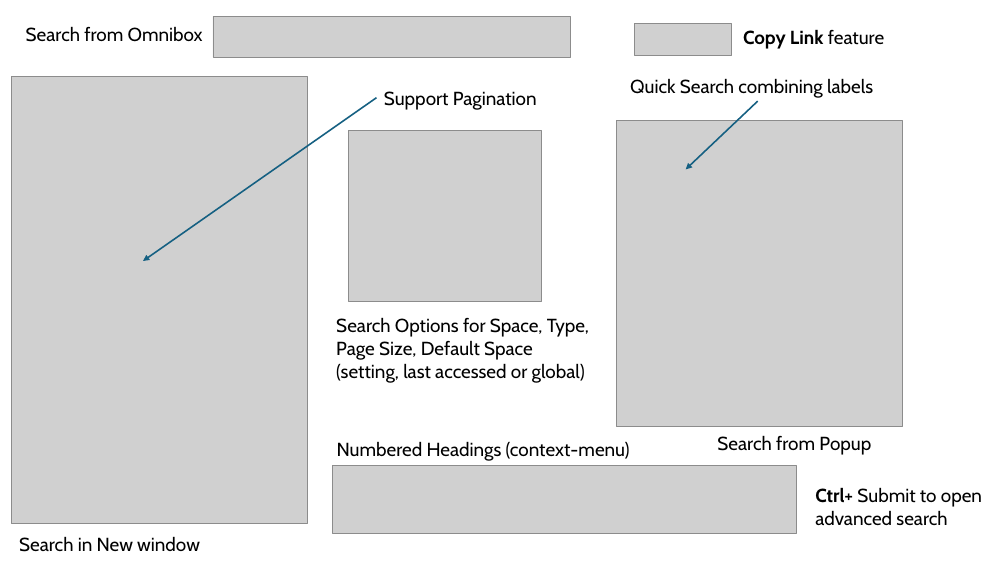
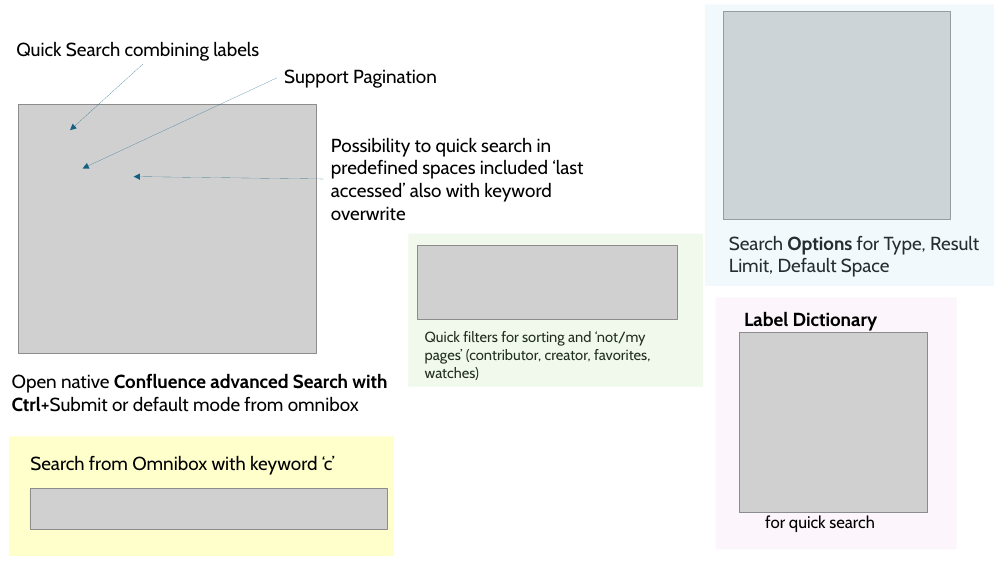
Before and after one commit to tdalon/confluence_crx, a slide deck: slide 1 of docs/assets/images/Promo.pptx. Drawn at 1008x567 pixels with LibreOffice and Linux fonts; fonts in the diff are those of the drawing; grey boxes stand for pictures. Boxes give left, top, right and bottom in pixels: in the first picture for what was removed or moved away, otherwise in the second. Text is boxed around its words. In the diff, an @@ line names an element or a change of style, - is before the commit and + after.

```diff
--- a/docs/assets/images/Promo.pptx
+++ b/docs/assets/images/Promo.pptx
@@ picture removed at (635,24,731,56) @@
@@ rectangle added at (705,5,994,287), fill #C1E5F5 at 20% opacity @@
@@ picture added at (724,11,951,220) @@
@@ text removed at (743,29,884,49) @@
-Copy Link feature
@@ text "Quick Search combining labels": place and size @@
-text "Quick Search combining labels" at (630,78,873,98)
+text "Quick Search combining labels" at (16,41,259,61)
@@ arrow added from (143, 64) to (70, 130), #156082 0 pt @@
@@ arrow added from (277, 78) to (82, 169), #156082 0 pt @@
@@ text "Support Pagination": place and size @@
-text "Support Pagination" at (384,91,537,110)
+text "Support Pagination" at (284,69,437,88)
@@ picture: place and size @@
-picture at (11,76,308,524)
+picture at (18,104,316,354)
@@ arrow removed from (758, 101) to (686, 169) @@
@@ text added at (331,137,583,221), 18 pt, text #000000 @@
+Possibility to quick search in predefined spaces included ‘last accessed’ also with keyword overwrite
@@ picture removed at (349,131,541,302) @@
@@ picture removed at (616,121,902,427) @@
@@ arrow moved from (377, 98) - (143, 261) to (324, 179) - (134, 177) @@
@@ arrow (324, 179) - (134, 177): stroke #156082 1.5 pt to #156082 0 pt @@
@@ rectangle added at (408,234,703,386), fill #B4E5A2 at 20% opacity @@
@@ text added at (729,236,979,277), 18 pt, text #000000 @@
+Search Options for Type, Result Limit, Default Space
@@ picture added at (417,246,678,319) @@
@@ text removed at (336,317,589,383) @@
-Search Options for Space, Type, Page Size, Default Space (setting, last accessed or global)
@@ text added at (425,331,650,380), 14 pt, text #000000 @@
+Quick filters for sorting and ‘not/my pages’ (contributor, creator, favorites, watches)
@@ text added at (12,373,387,412), 18 pt, text #000000 @@
+Open native Confluence advanced Search with Ctrl+Submit or default mode from omnibox
@@ rectangle added at (9,436,394,556), fill #FFFF00 at 20% opacity @@
@@ text removed at (337,441,630,461) @@
-Numbered Headings (context-menu)
@@ text removed at (717,435,871,455) @@
-Search from Popup
@@ text at (30,455,335,475): text changed @@
-Search from Omnibox
+Search from Omnibox with keyword ‘c’
@@ picture removed at (333,465,796,534) @@
@@ picture: place and size @@
-picture at (213,17,571,57)
+picture at (30,488,388,529)
@@ text removed at (815,487,982,525) @@
-Ctrl+ Submit to open advanced search
@@ text removed at (19,536,200,552) @@
-Search in New window
@@ group added at (716,297,957,549): 2 texts, 1 rectangle, 1 picture @@
+Label Dictionary
+for quick search
```
Also in this commit, not shown: 2 slides added, 2 other files.
